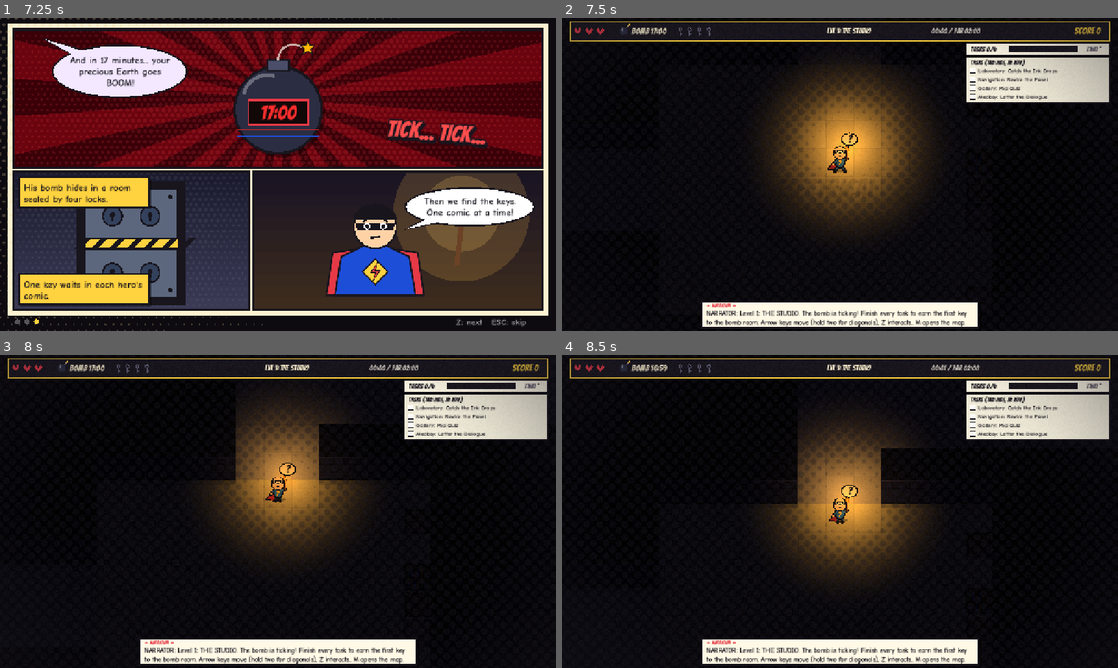
Above: before the commit, frames 1-4 (two rows, left to right).
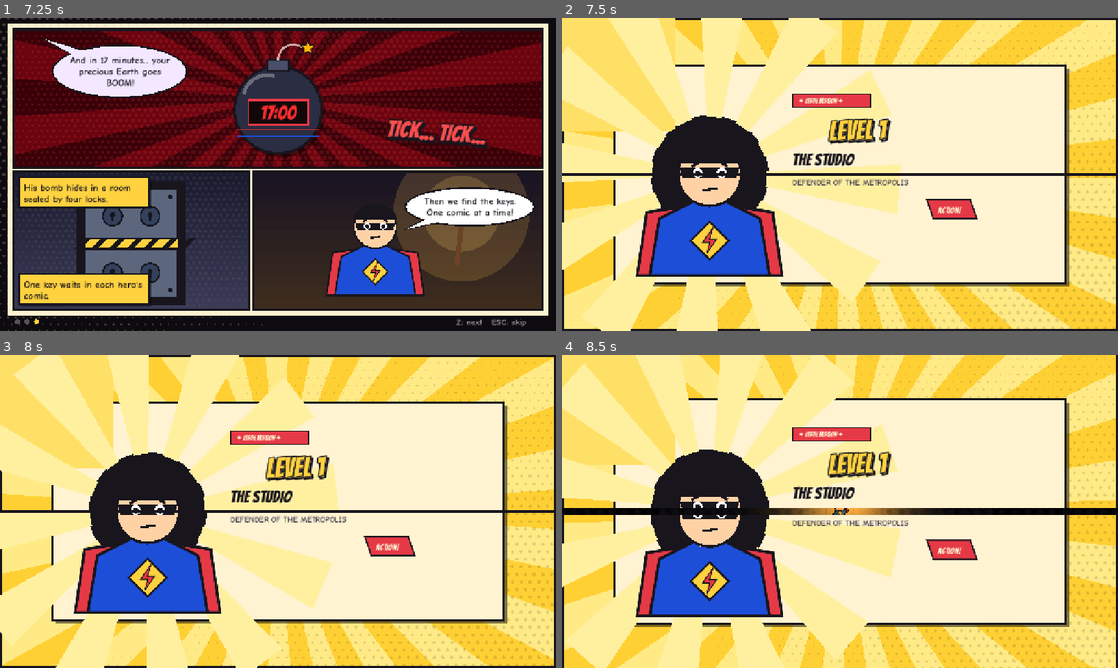
Above: after the commit, the same moments.

Repository: SankeerthNara/TGC-Game-Jam
Game: Godot game, scene res://scenes/main/main.tscn
Two runs of this game, one before a commit and one after it. Both use one fixed random seed, a clock stepped at 60 frames per second and the inputs below.
Inputs (mouse positions are in pixels of both pictures, inside the frame that each line leads up to):
- Up to frame 1 (7.25 s): click "START READING" at 0.5 s; tap Enter at 1.25 s; move the mouse to (400, 158) at 1.27 s; hold Right 1.28-2 s; hold Shift 1.28-2 s; click (400, 158) at 1.42 s; tap Space at 1.52, 1.82, 4.52, 4.82 s; drag from (166, 190) to (250, 237) at 2.02 s; move the mouse to (333, 105) at 2.77 s; hold Right 2.78-3.5 s; tap K at 2.85 s; drag from (250, 237) to (111, 127) at 3.52 s; move the mouse to (444, 221) at 4.27 s; hold Left 4.28-5 s; tap M at 4.35 s; drag from (111, 127) to (194, 96) at 5.02 s; move the mouse to (305, 174) at 5.77 s; hold Down 5.78-6.5 s; tap Z at 5.85 s; click (305, 174) at 5.92 s; drag from (194, 96) to (166, 190) at 6.52 s
- Up to frame 2 (7.5 s): move the mouse to (962, 158) at 7.27 s; hold Up from 7.28 s (still down); tap Enter at 7.35 s
- Up to frame 3 (8 s): keep holding Up; tap Space at 7.52, 7.82 s
- Up to frame 4 (8.5 s): release Up at 8 s; drag from (840, 511) to (812, 574) at 8.02 s

Frame 1 is identical in both runs. In frame 2, 91% of the frame differs, in the area x 0-100%, y 0-100%; in frame 3, 92%; in frame 4, 91%.

Commit message:
ui: 1.5s comic panel-split level transition with hero bust and mission title card

Diff:
--- a/new-game-project/ui/comic_ui.gd
+++ b/new-game-project/ui/comic_ui.gd
@@ -16,6 +16,7 @@
 const TEX_BURST_TWIST := preload("res://assets/art/comic_burst_twist.png")
 const TEX_BURST_SOLVED := preload("res://assets/art/comic_burst_solved.png")
 const SHADER_COMIC_SCREEN := preload("res://assets/shaders/comic_screen.gdshader")
+const LEVEL_TRANSITION_SCENE := preload("res://ui/level_transition.gd")
 
 var _caption_label: Label
 var _level_label: Label
@@ -107,6 +108,7 @@
 	eb.game_state_changed.connect(_on_game_state_changed)
 	eb.sabotage_failed.connect(_on_sabotage_failed)
 	eb.player_died.connect(_on_player_died)
+	eb.level_started.connect(_on_level_started)
 
 
 func _build_ui() -> void:
@@ -688,3 +690,9 @@
 
 func _on_player_died() -> void:
 	_screen_flash_and_shake(Color("18151d"), 0.65, 1.8)
+
+func _on_level_started(index: int, title: String) -> void:
+	var trans = LEVEL_TRANSITION_SCENE.new()
+	trans.level_index = index
+	trans.level_title = title
+	add_child(trans)
--- /dev/null
+++ b/new-game-project/ui/level_transition.gd
@@ -0,0 +1,152 @@
+class_name LevelTransition
+extends CanvasLayer
+## 1.5s Comic Panel-Split level transition title card.
+
+const FONT_TITLE := preload("res://assets/fonts/Bangers-Regular.ttf")
+const FONT_BODY := preload("res://assets/fonts/ComicNeue-Bold.ttf")
+
+const INK := Color("18151d")
+const PAPER := Color("fff3d1")
+const GOLD := Color("ffd23f")
+const RED := Color("e63946")
+
+var level_index := 0
+var level_title := ""
+
+var _time := 0.0
+var _split := 0.0
+var _scale_card := 1.25
+
+var _top_panel: Control
+var _bottom_panel: Control
+var _top_drawer: Control
+var _bottom_drawer: Control
+
+const HERO_NAMES := [
+	"THE PULP HERO",
+	"THE NOIR DETECTIVE",
+	"THE NINJA",
+	"THE SPACE HERO"
+]
+
+const HERO_SUBTITLES := [
+	"DEFENDER OF THE METROPOLIS",
+	"SHADOWS IN THE RAINY PRECINCT",
+	"BLADE OF THE LANTERN DOJO",
+	"GUARDIAN OF THE ORBIT STATION"
+]
+
+
+func _ready() -> void:
+	layer = 15
+	process_mode = Node.PROCESS_MODE_ALWAYS
+
+	# Top half
+	_top_panel = Control.new()
+	_top_panel.position = Vector2(0, 0)
+	_top_panel.size = Vector2(1280, 360)
+	_top_panel.clip_contents = true
+	add_child(_top_panel)
+
+	_top_drawer = Control.new()
+	_top_drawer.position = Vector2.ZERO
+	_top_drawer.size = Vector2(1280, 720)
+	_top_drawer.draw.connect(_draw_card.bind(_top_drawer))
+	_top_panel.add_child(_top_drawer)
+
+	# Bottom half
+	_bottom_panel = Control.new()
+	_bottom_panel.position = Vector2(0, 360)
+	_bottom_panel.size = Vector2(1280, 360)
+	_bottom_panel.clip_contents = true
+	add_child(_bottom_panel)
+
+	_bottom_drawer = Control.new()
+	_bottom_drawer.position = Vector2(0, -360)
+	_bottom_drawer.size = Vector2(1280, 720)
+	_bottom_drawer.draw.connect(_draw_card.bind(_bottom_drawer))
+	_bottom_panel.add_child(_bottom_drawer)
+
+	# Animate: 1.5s total
+	# 0.0 -> 0.25: Slam in
+	var tw := create_tween()
+	tw.tween_property(self, "_scale_card", 1.0, 0.25).set_trans(Tween.TRANS_BACK).set_ease(Tween.EASE_OUT)
+	# 0.25 -> 1.05: Hold
+	tw.tween_interval(0.8)
+	# 1.05 -> 1.50: Split open
+	tw.tween_property(self, "_split", 1.0, 0.45).set_trans(Tween.TRANS_QUAD).set_ease(Tween.EASE_IN)
+	tw.tween_callback(queue_free)
+
+
+func _process(delta: float) -> void:
+	_time += delta
+	_top_panel.position.y = -_split * 380.0
+	_bottom_panel.position.y = 360.0 + _split * 380.0
+	_top_drawer.queue_redraw()
+	_bottom_drawer.queue_redraw()
+
+
+func _draw_card(ci: Control) -> void:
+	var sz := Vector2(1280, 720)
+	var center := sz * 0.5
+
+	# Card background with comic burst rays
+	ComicArt.burst(ci, sz, center, Color("ffd034"), Color("ffea85"), 22, _time * 0.1)
+	ComicArt.halftone(ci, sz, Color(0, 0, 0, 0.12), 20.0, 4.0, Vector2(1, 1))
+
+	# Thick comic border around viewport
+	ci.draw_rect(Rect2(0, 0, sz.x, sz.y), INK, false, 8.0)
+
+	# Center banner panel
+	var card_rect := Rect2(Vector2(120, 110), Vector2(1040, 500))
+	ci.draw_rect(Rect2(card_rect.position + Vector2(8, 8), card_rect.size), Color(0, 0, 0, 0.5))
+	ci.draw_rect(card_rect, PAPER)
+	ci.draw_rect(card_rect, INK, false, 6.0)
+
+	# Hero Bust Portrait Frame (Left side)
+	var portrait_center := Vector2(340, 360)
+	var frame_r := 130.0
+	ComicArt.disc(ci, portrait_center, frame_r + 6.0, INK, 0.0)
+	ComicArt.disc(ci, portrait_center, frame_r, Color("ffe066"), 0.0)
+	ComicArt.burst(ci, Vector2(frame_r * 2, frame_r * 2), portrait_center, Color("ffe066"), Color("fff0a0"), 12, -_time * 0.4)
+	ComicArt.disc(ci, portrait_center, frame_r, Color(0, 0, 0, 0), 5.0)
+
+	# Draw Hero Bust
+	var kind := clampi(level_index, 0, 3)
+	ComicArt.hero_bust(ci, kind, portrait_center, 1.45, "determined", _time)
+
+	# Right side text block
+	var text_x := 530.0
+
+	# Tag
+	var tag_rect := Rect2(Vector2(text_x, 175), Vector2(180, 30))
+	ci.draw_rect(tag_rect, RED)
+	ci.draw_rect(tag_rect, INK, false, 2.5)
+	ci.draw_string(FONT_TITLE, Vector2(text_x + 14, 196), "✦ ISSUE MISSION ✦", HORIZONTAL_ALIGNMENT_LEFT, -1, 15, PAPER)
+
+	# LEVEL N
+	var lvl_str := "LEVEL %d" % (level_index + 1)
+	ComicArt.shout(ci, lvl_str, Vector2(text_x + 150, 260), 62, GOLD, 10, -0.03, _scale_card)
+
+	# Level Hero Title
+	var h_title: String = HERO_NAMES[kind] if level_title.strip_edges().is_empty() else level_title.to_upper()
+	ci.draw_string(FONT_TITLE, Vector2(text_x, 340), h_title, HORIZONTAL_ALIGNMENT_LEFT, 500, 38, INK)
+
+	# Subtitle / Mission Tagline
+	var subtitle: String = HERO_SUBTITLES[kind]
+	ci.draw_string(FONT_BODY, Vector2(text_x, 385), subtitle, HORIZONTAL_ALIGNMENT_LEFT, 500, 18, Color("4a4555"))
+
+	# Comic badge: "GO!" / "ACTION!"
+	var badge_pos := Vector2(text_x + 360, 440)
+	var badge_pts := PackedVector2Array([
+		badge_pos + Vector2(-50, -22),
+		badge_pos + Vector2(50, -22),
+		badge_pos + Vector2(65, 22),
+		badge_pos + Vector2(-35, 22)
+	])
+	ComicArt.poly(ci, badge_pts, RED, 3.5)
+	ci.draw_string(FONT_TITLE, badge_pos + Vector2(-28, 9), "ACTION!", HORIZONTAL_ALIGNMENT_CENTER, 60, 20, PAPER)
+
+	# Center cut line separator (gives comic split seam hint)
+	if _split == 0.0:
+		ci.draw_line(Vector2(0, 360), Vector2(1280, 360), INK, 4.0)
